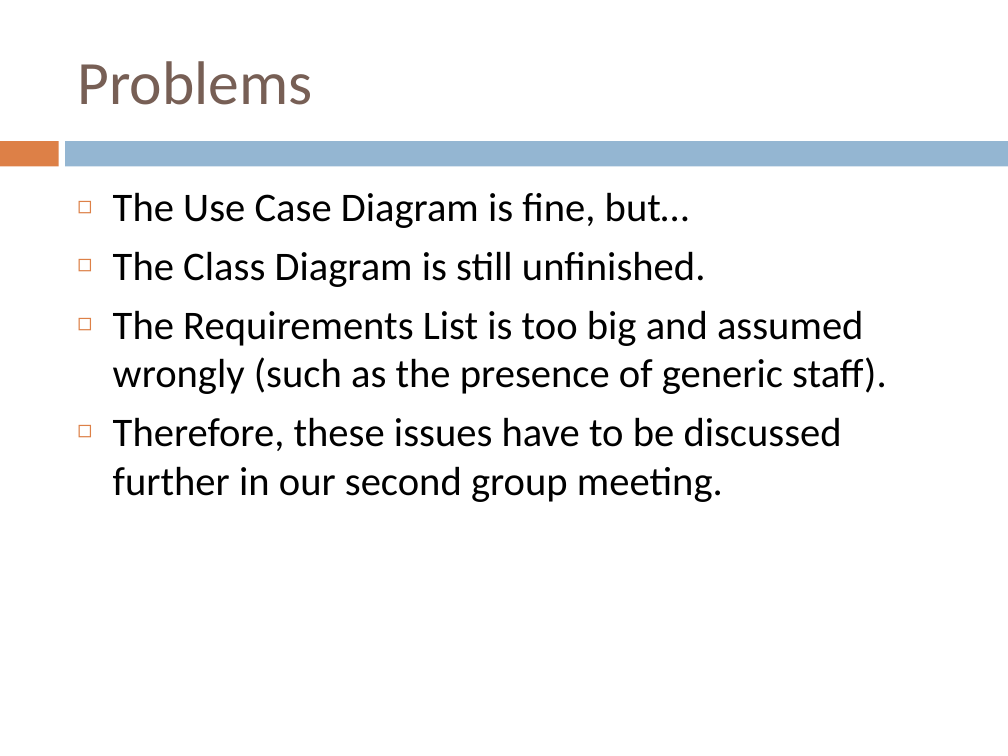
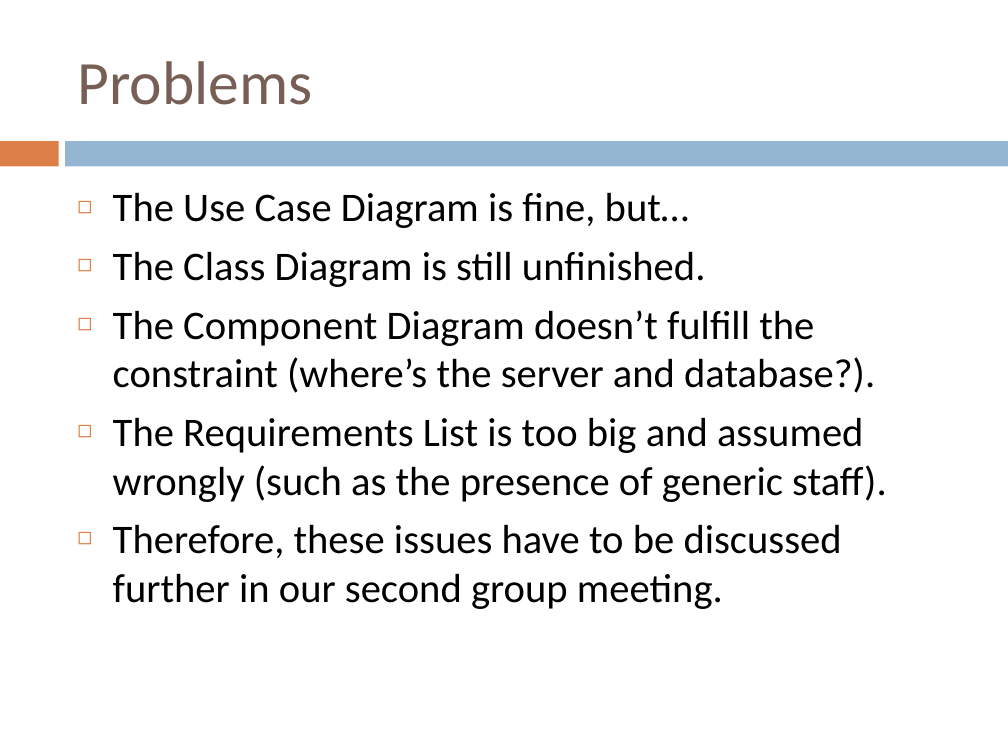
Before and after one commit to ledz1996/Group4Assng, a slide deck: slide 15 of csci222 a1 ppt.pptx (slide 13 before the commit). Drawn at 1008x756 pixels with LibreOffice and Linux fonts; fonts in the diff are those of the drawing. Boxes give left, top, right and bottom in pixels: in the first picture for what was removed or moved away, otherwise in the second. Text is boxed around its words. In the diff, an @@ line names an element or a change of style, - is before the commit and + after.

```diff
--- a/csci222 a1 ppt.pptx
+++ b/csci222 a1 ppt.pptx
@@ text at (113,310,875,393): paragraph added @@
+◻ The Component Diagram doesn’t fulfill the constraint (where’s the server and database?).
```
Also in this commit, not shown: 2 other slides changed, 4 slides added, 1 other file.
